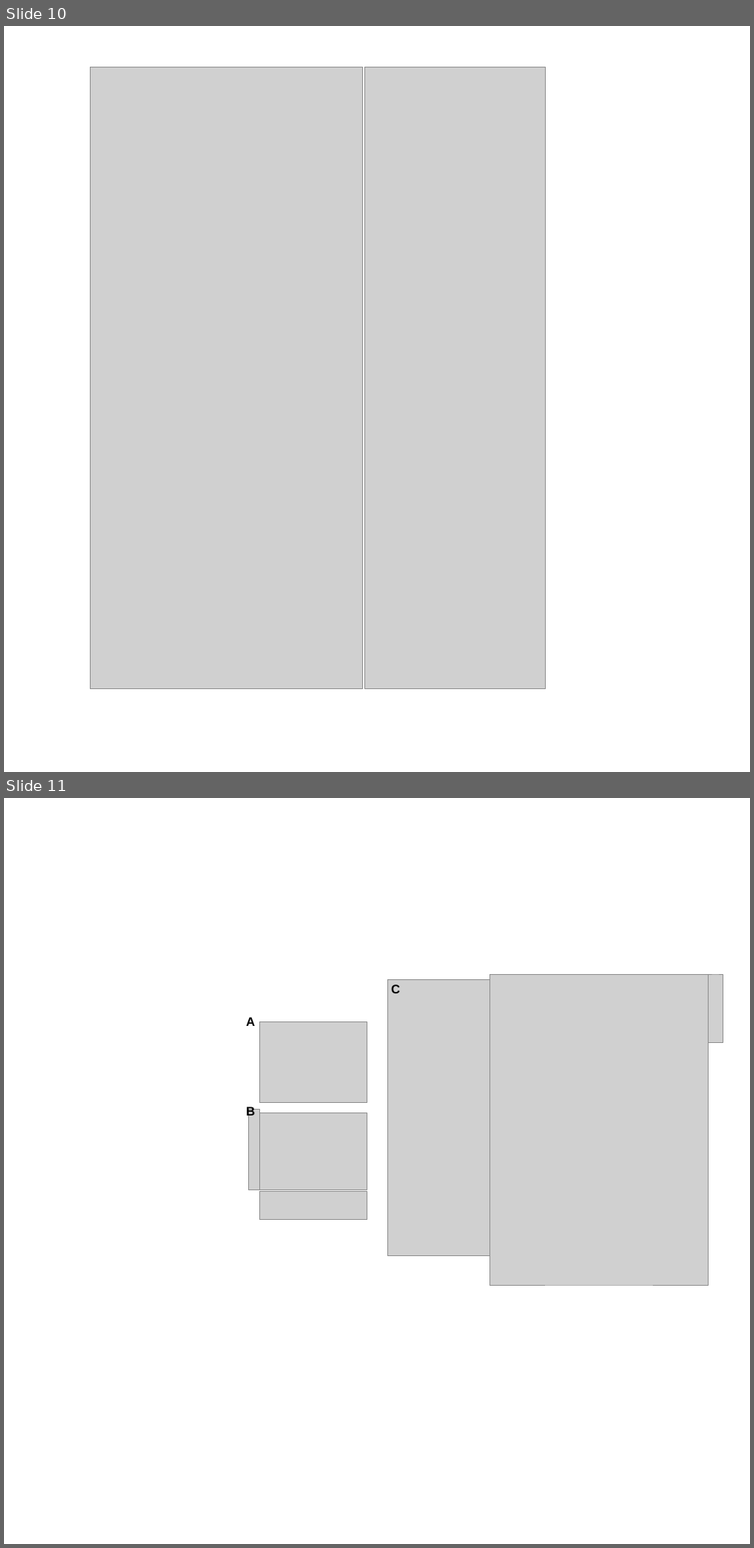
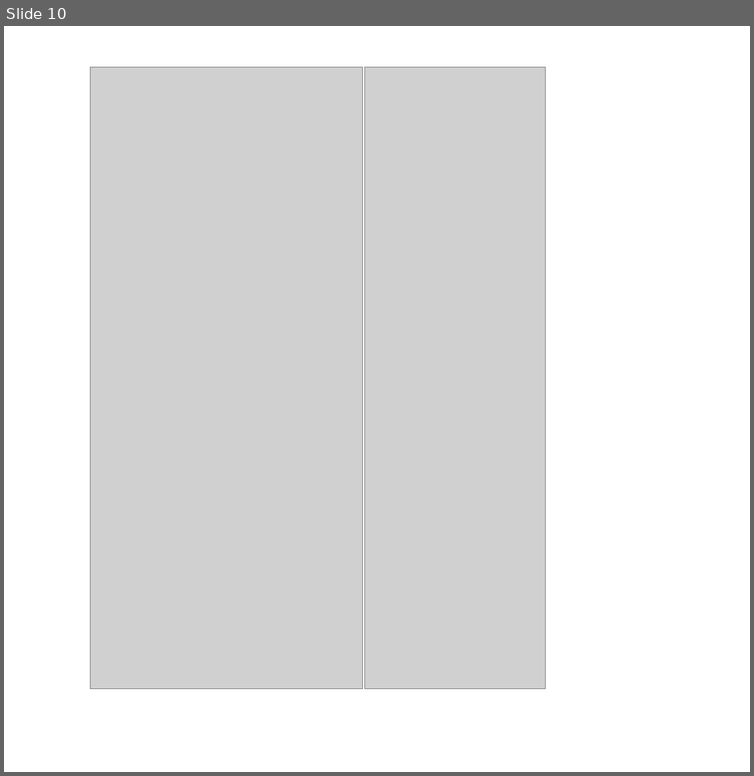
Before and after one commit to jon-mah/demo_for_ccgb, a slide deck: Summary/figures.pptx. Shown one above the other, each under a label of ours: slides 10 and 11 before the commit, slide 10 after it. The pictures are 754x1548 and 754x776 pixels, drawn with LibreOffice and Linux fonts; fonts in the diff are those of the drawing; grey boxes stand for pictures. Boxes give left, top, right and bottom in pixels: in the first picture for what was removed or moved away, otherwise in the second. Text is boxed around its words. In the diff, an @@ line names an element or a change of style, - is before the commit and + after.

```diff
--- a/Summary/figures.pptx
+++ b/Summary/figures.pptx
@@ slide 11 removed at box(4, 798, 750, 1544), background #FFFFFF @@
@@ picture removed at box(489, 974, 708, 1285) @@
@@ picture removed at box(708, 974, 723, 1042) @@
@@ picture removed at box(387, 979, 489, 1255) @@
@@ text removed at box(391, 984, 400, 993) @@
-C
@@ text removed at box(246, 1017, 255, 1026) @@
-A
@@ picture removed at box(259, 1021, 367, 1102) @@
@@ text removed at box(246, 1105, 255, 1118) @@
-B
@@ picture removed at box(249, 1109, 259, 1190) @@
@@ picture removed at box(259, 1112, 367, 1190) @@
@@ picture removed at box(259, 1192, 367, 1220) @@
```
Also in this commit, not shown: 8 slides added, 28 other files.
